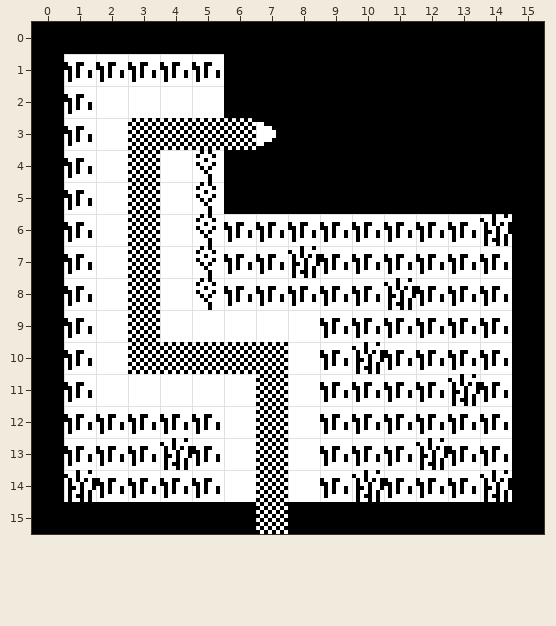
Two versions of a level (Tiled map (JSON), projects/project3/assets/maps/map2.json). Above is the file before it was changed.
Cells are 16x16 px. Shown: x 0..15, y 0..15.
Now the later version:
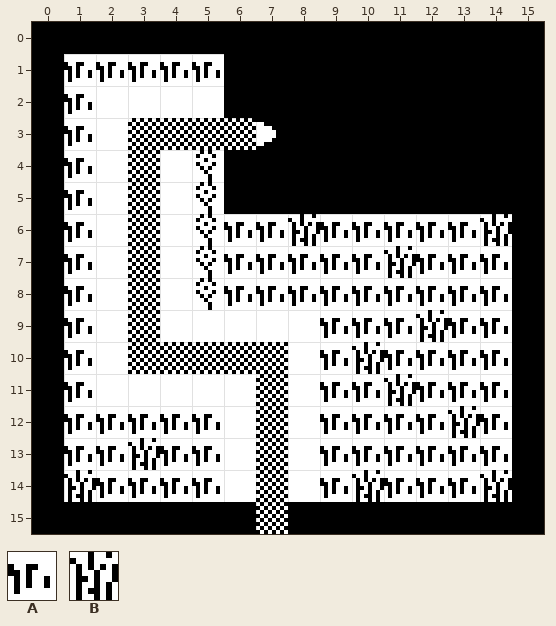
Key: from "grass": A 0, B 2.
_ is an empty cell, . an unchanged one.
Tiles of an added or newly shown layer are drawn over the layers below it.
The exact change:
--- layer "background1"
@@ x 8..12 @@
- 6 A....
- 7 B..A.
- 8 ...B.
- 9 ....A
+ 6 _....
+ 7 _.._.
+ 8 ..._.
+ 9 ...._
@@ x 3..13 @@
-11 ........A.B
-12 ..........A
-13 AB.......B.
+11 ........_._
+12 .........._
+13 __......._.
--- layer "grass" (added)
@@ x 8..12 @@
- 6 _....
- 7 _.._.
- 8 ..._.
- 9 ...._
+ 6 B....
+ 7 A..B.
+ 8 ...A.
+ 9 ....B
@@ x 3..13 @@
-11 ........_._
-12 .........._
-13 __......._.
+11 ........B.A
+12 ..........B
+13 BA.......A.
Changed places in both pictures, as pixel boxes (x1, y1, x2, y2):
changed: (288, 214, 320, 278)
changed: (384, 246, 448, 342)
changed: (384, 374, 416, 406)
changed: (416, 374, 480, 470)
changed: (128, 438, 192, 470)
